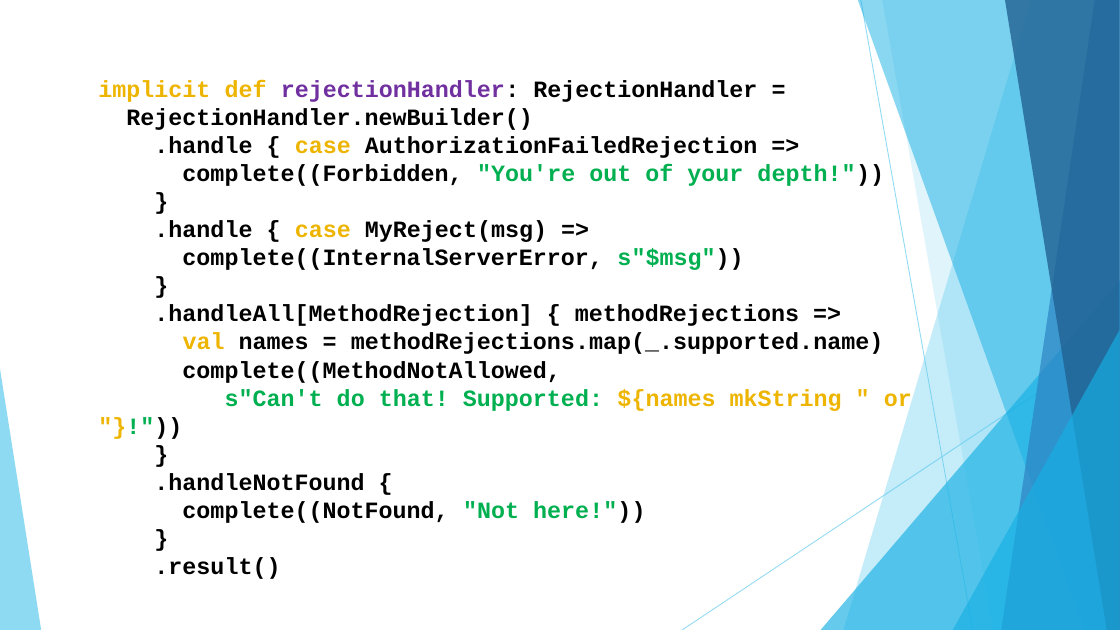
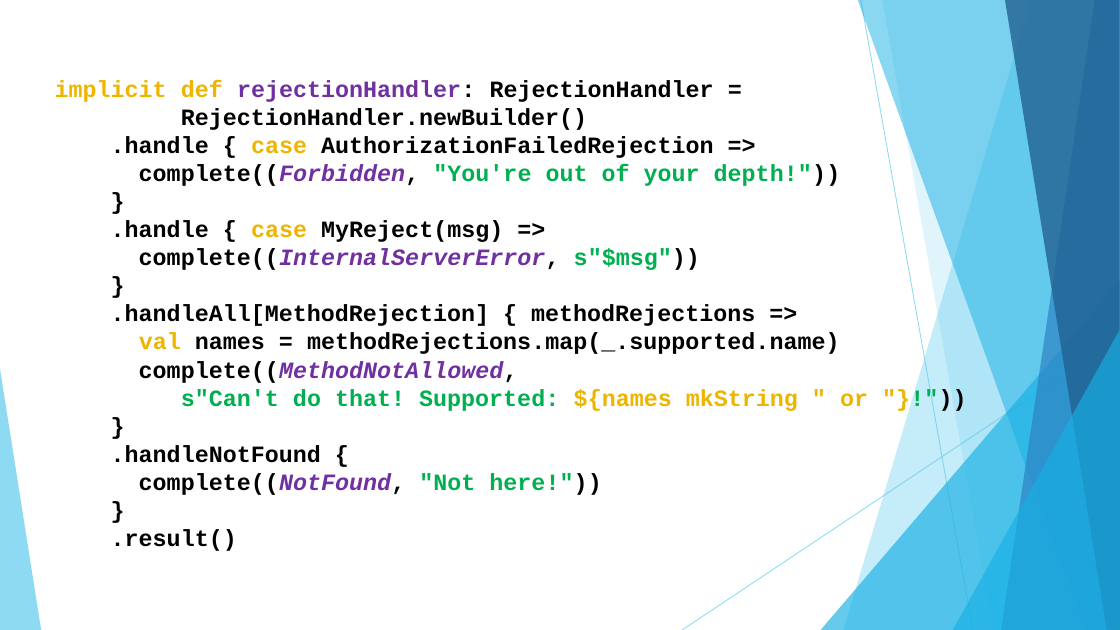
Before and after one commit to gmax-ws/akka-hhtp-microservice, a slide deck: slide 11 of presentation/reactive-microservice.pptx. Drawn at 1120x630 pixels with LibreOffice and Linux fonts; fonts in the diff are those of the drawing. Boxes give left, top, right and bottom in pixels: in the first picture for what was removed or moved away, otherwise in the second. Text is boxed around its words. In the diff, an @@ line names an element or a change of style, - is before the commit and + after.

```diff
--- a/presentation/reactive-microservice.pptx
+++ b/presentation/reactive-microservice.pptx
@@ text "implicit def rejectionHandler: RejectionHandler =": place and size @@
-text "implicit def rejectionHandler: RejectionHandler =" at (98, 80, 912, 523)
+text "implicit def rejectionHandler: RejectionHandler =" at (55, 80, 868, 551)
@@ text at (139, 164, 841, 495): text colour #000000 to #7030A0, italic on in "complete((Forbidden,", "complete((InternalServerError,", "complete((MethodNotAllowed,", "complete((NotFound," @@
```
Also in this commit, not shown: 4 other slides changed, 12 other files.
